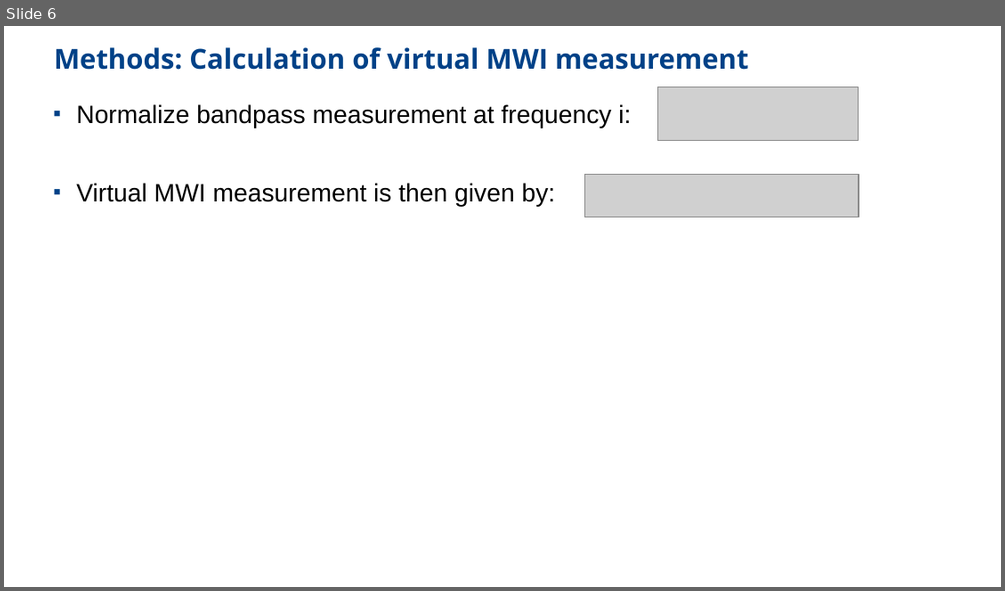
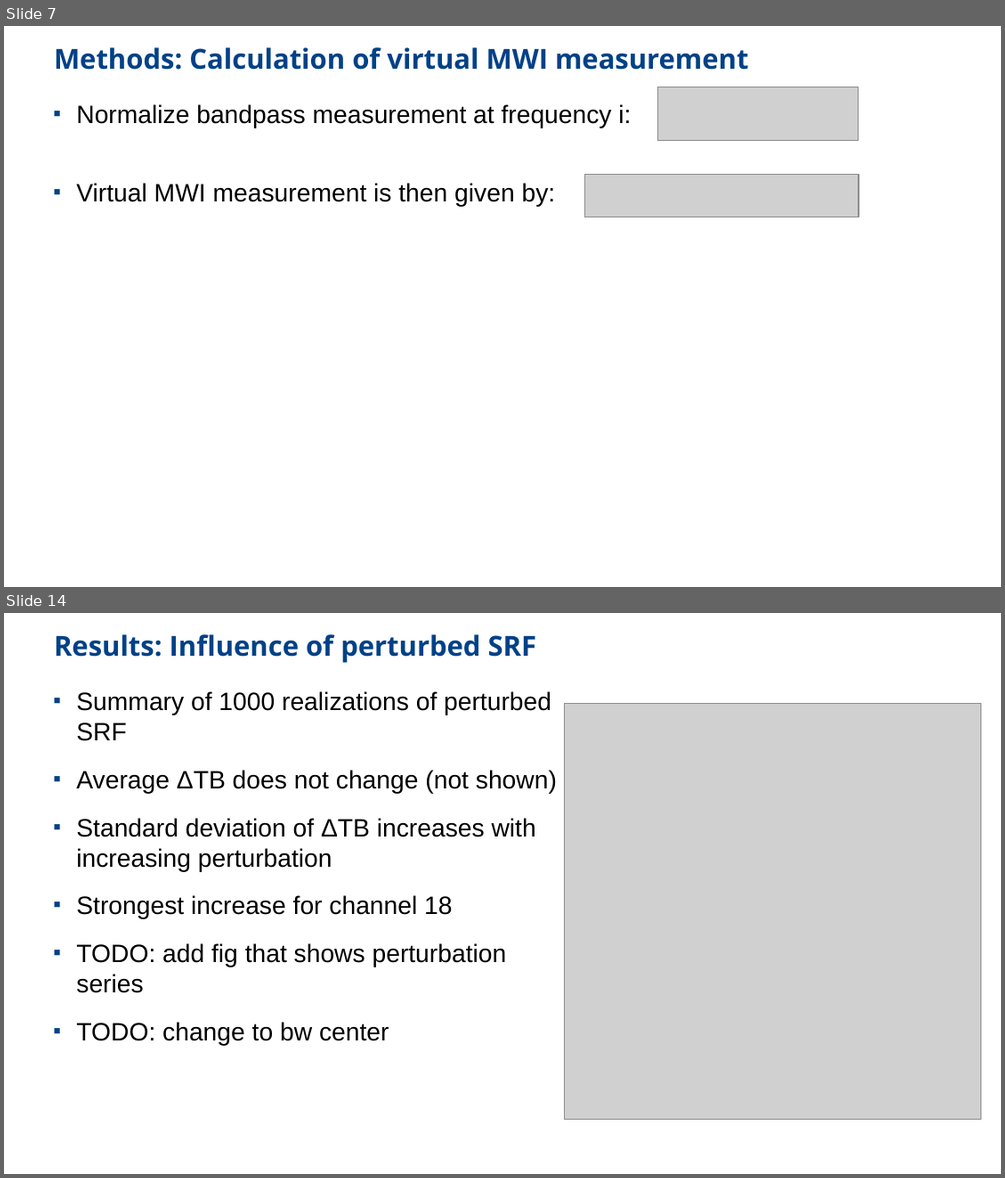
Before and after one commit to nrisse/mwi-srf183, a slide deck: bandpass_presentation.odp. Shown one above the other, each under a label of ours: slide 6 before the commit, slides 7 and 14 after it; the slides between them are not shown. The pictures are 1005x591 and 1005x1178 pixels, drawn with LibreOffice and Linux fonts; fonts in the diff are those of the drawing; grey boxes stand for pictures. Boxes give left, top, right and bottom in pixels: in the first picture for what was removed or moved away, otherwise in the second. Text is boxed around its words. In the diff, an @@ line names an element or a change of style, - is before the commit and + after.

```diff
--- a/bandpass_presentation.odp
+++ b/bandpass_presentation.odp
@@ slide 14 added at (4,613,1001,1174), background #FFFFFF @@
@@ title added at (54,634,537,663), 22 pt, text #004187, bold @@
+Results: Influence of perturbed SRF
@@ text added at (76,691,557,1046), 20 pt, text #000000 @@
+■ Summary of 1000 realizations of perturbed SRF
+■ Average ΔTB does not change (not shown)
+■ Standard deviation of ΔTB increases with increasing perturbation
+■ Strongest increase for channel 18
+■ TODO: add fig that shows perturbation series
+■ TODO: change to bw center
@@ picture added at (565,704,981,1119) @@
@@ what was slide 6 is now slide 7 @@
```
Also in this commit, not shown: 1 slide changed, 14 other slides added, 1 slide removed, 6 other files.
